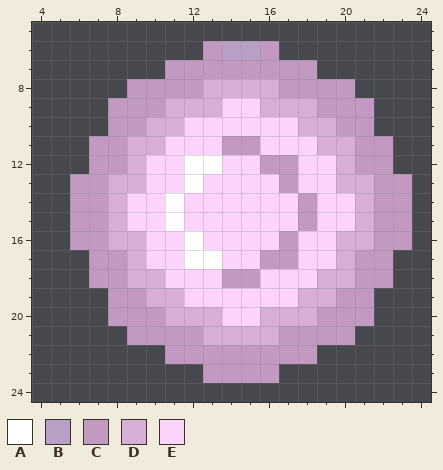
Two states of a pixel-art sprite, fishGame/phaser/fishGame/assets/img/pinkOrb.png. That is the earlier state.
The file is 30x30 pixels. Colours within 5 levels of each other are drawn and written as one. Shown: x 4..24, y 5..24.
Palette (. is transparent): A #ffffff  B #b89fc5  C #c199c1  D #d6aed6  E #fbd3fb
Pixels before, first column x 6:
 6 .......CBBC.......
 7 .....CCCCCCCC.....
 8 ...CCCCDDDDCCCC...
 9 ..CCCDDDEEDDDCCC..
10 ..CCDDEEEEEEDDCC..
11 .CCDDEEECCEEEDDCC.
12 .CCDEEAAEECCEEDCC.
13 CCDDEEAEEEECEEDDCC
14 CCDEEAEEEEEECEEDCC
15 CCDEEAEEEEEECEEDCC
16 CCDDEEAEEEECEEDDCC
17 .CCDEEAAEECCEEDCC.
18 .CCDDEEECCEEEDDCC.
19 ..CCDDEEEEEEDDCC..
20 ..CCCDDDEEDDDCCC..
21 ...CCCCDDDDCCCC...
22 .....CCCCCCCC.....
23 .......CCCC.......
Once edited:
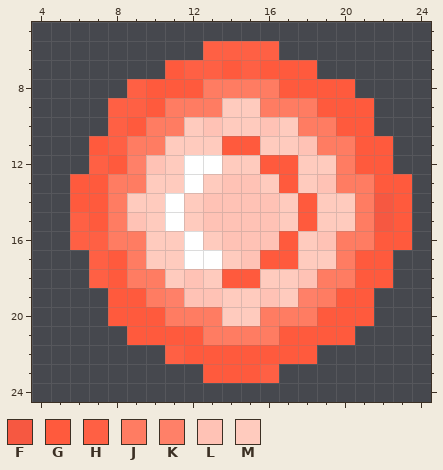
Colours new in this view: F #f65841  G #ff5a3d  H #ff6044  J #ff7c62  K #ff8068  L #ffc2b5  M #ffcbbe
From old to new:
Changed rows in their new state; - is an unchanged pixel.
first column x 6:
 6 -------HHHH-------
 7 -----GHHGHGGG-----
 8 ---HGGGJJJJGGGG---
 9 --HHGJJJMMJJJGGG--
10 --HGJJMLMMLMJJGG--
11 -GHJJMMMGGMMLJJGG-
12 -HGKLM--MMGGMMJGG-
13 GGJJMM-MLLMGMLJJGG
14 GGJMM-MLLLLMGMMJFG
15 HGJLM-MLLLLMGMMJFG
16 HHJJMM-MLLLGMLJJGG
17 -HGJMM--MLGGMMJGG-
18 -HGJJMLMGGMMLJJGG-
19 --GGJKLLMMLMKJGG--
20 --GGGJJJMMJJJGGG--
21 ---GGGGJJJJGGGG---
22 -----HGGGGGGG-----
23 -------GGGH-------
Changed places in both pictures, as pixel boxes (x1, y1, x2, y2):
changed: (70, 41, 412, 383)
